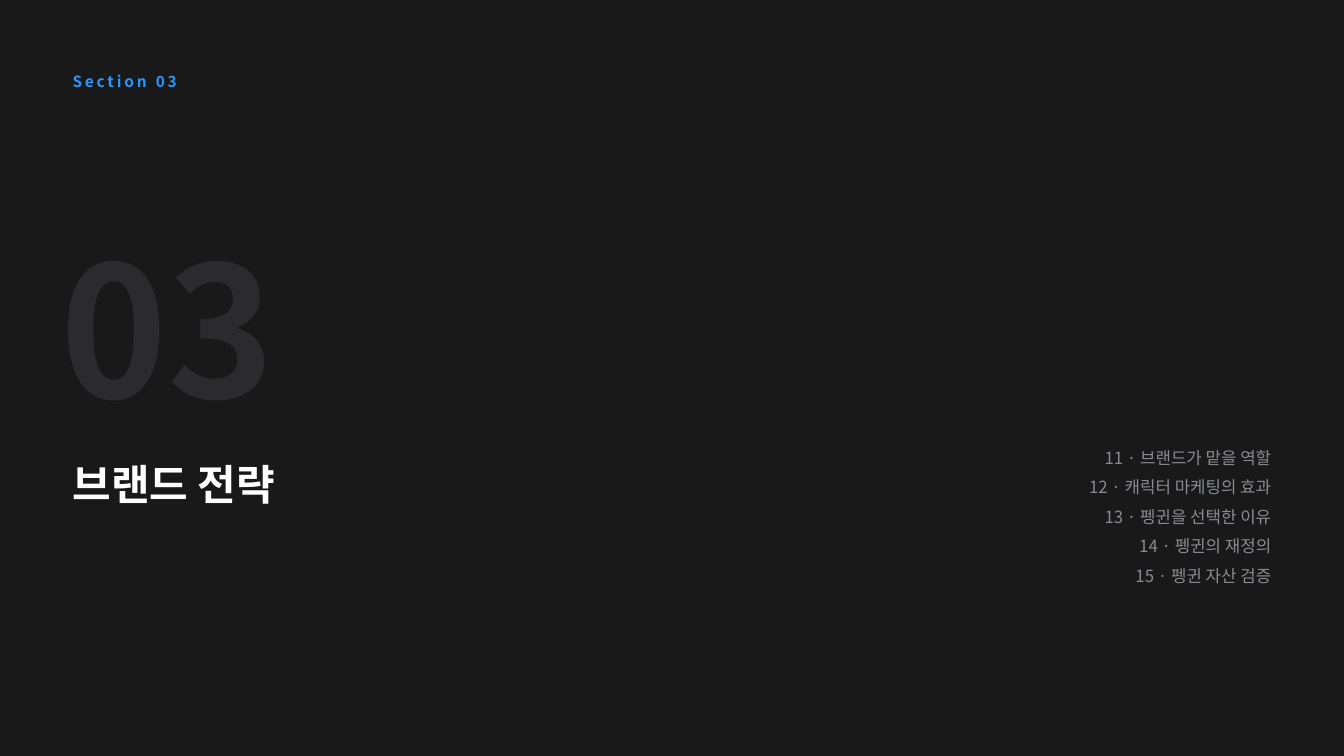
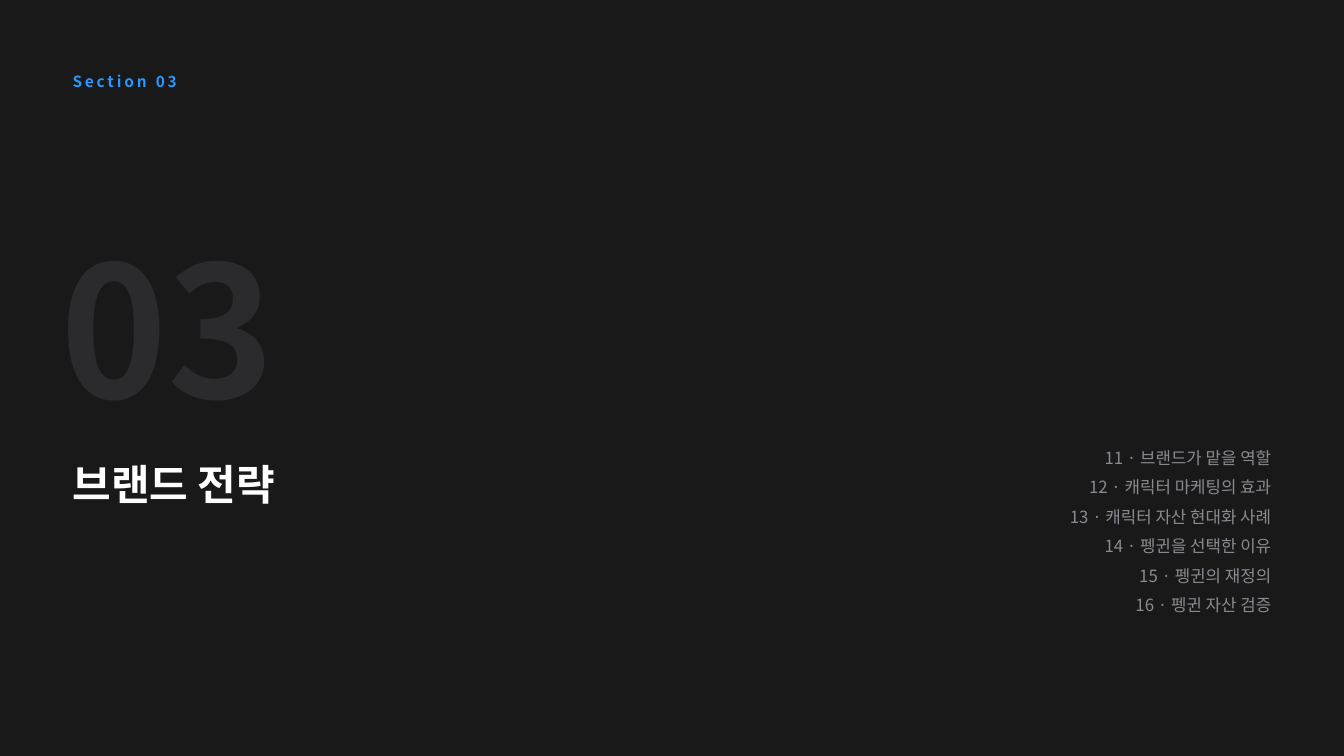
Before and after one commit to PhrenO0/CHAI-AI, a slide deck: slide 14 of 청호나이스-브랜드전략-제안.pptx. Drawn at 1344x756 pixels with LibreOffice and Linux fonts; fonts in the diff are those of the drawing. Boxes give left, top, right and bottom in pixels: in the first picture for what was removed or moved away, otherwise in the second. Text is boxed around its words. In the diff, an @@ line names an element or a change of style, - is before the commit and + after.

```diff
--- a/청호나이스-브랜드전략-제안.pptx
+++ b/청호나이스-브랜드전략-제안.pptx
@@ text at [1070,509,1271,612]: text changed @@
-13 · 펭귄을 선택한 이유
-14 · 펭귄의 재정의
-15 · 펭귄 자산 검증
+13 · 캐릭터 자산 현대화 사례
+14 · 펭귄을 선택한 이유
+15 · 펭귄의 재정의
+16 · 펭귄 자산 검증
```
Also in this commit, not shown: 11 other slides changed, 1 slide added, 1 other file.
